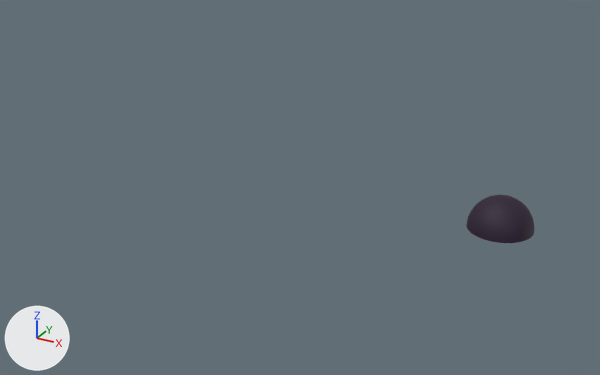
What one commit did to the OBJ model models/object1411.obj.
Camera for both pictures: a 50 mm camera at (1.76, -2.73, 1.27) aimed at (0.24, 0.04, -0.12). The lights are fixed; the arrows at lower left show +X, +Y and +Z. Where no turn or scale is listed for an object, it has been applied to the vertices.

The scene before the commit, as lines of its bpy script (objects in view):
```python
me_object1411 = bpy.data.meshes.new('object1411')
me_object1411.from_pydata(...)  # 257 vertices, 480 faces; spans x 0.973..1.214, y -0.121..0.121, z -0.08..0.041
me_object1411.polygons.foreach_set('use_smooth', [True] * 480)
me_object1411.materials.append(mat_material_003)  # dark purple #27142f
ob_object1411 = bpy.data.objects.new('object1411', me_object1411)
ob_object1411.location = (0.0, 0.0, 0.0)
```
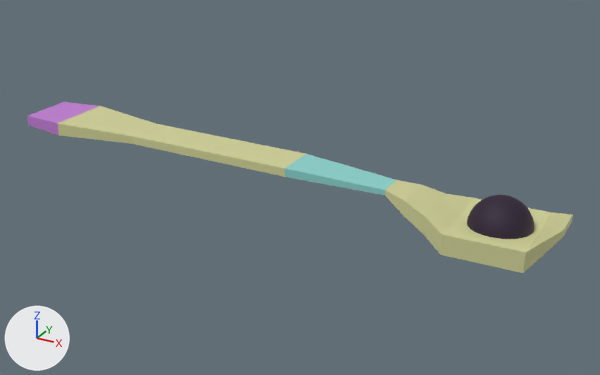
The edits, one by one:
Material 'Material.002' (mat_material_002) is new.
Its base color is (0.258, 0.64, 0.604) (cyan #8bd1cc).
Its roughness is 0.69.
Material 'Material.001' (mat_material_001) is new.
Its base color is (0.522, 0.202, 0.64) (purple #bf7cd1).
Its roughness is 0.69.
Material 'Material' (mat_material) is new.
Its base color is (0.634, 0.64, 0.312) (beige #d0d198).
Its roughness is 0.69.
me_object1411 is used by ob_object1411; location (0.0, 0.0, 0.0).
me_object1411 had 257 vertices, 480 faces and spanned x 0.973..1.214, y -0.121..0.121, z -0.08..0.041.
me_object1411 now has 357 vertices, 676 faces and spans x -1.111..1.328, y -0.18..0.18, z -0.146..0.041.
me_object1411 part 1: a new loose piece of 100 vertices spanning x -1.111..1.328, y -0.18..0.18, z -0.146..0.029.
Part 2, on me_object1411:
100 faces are deleted.
100 new faces join them, mat_material_003 (dark purple #27142f), smooth.
me_object1411 now uses material mat_material (beige #d0d198).
me_object1411 now uses material mat_material_001 (purple #bf7cd1).
me_object1411 now uses material mat_material_002 (cyan #8bd1cc).

Pixel boxes (x1, y1, x2, y2) of what changed, in the pictures (600 x 375 px; the box of a moved part takes in the faces that stretch with it):
'object1411', reshaped (693% wider, 251% taller)
    before: (466, 195, 534, 243)
    after: (27, 102, 573, 273)
part 1 of me_object1411, added (beige)
    after: (27, 102, 573, 273)
part 2 of me_object1411, moved or reshaped
    before: (470, 195, 533, 243)
    after: (471, 195, 533, 239)
